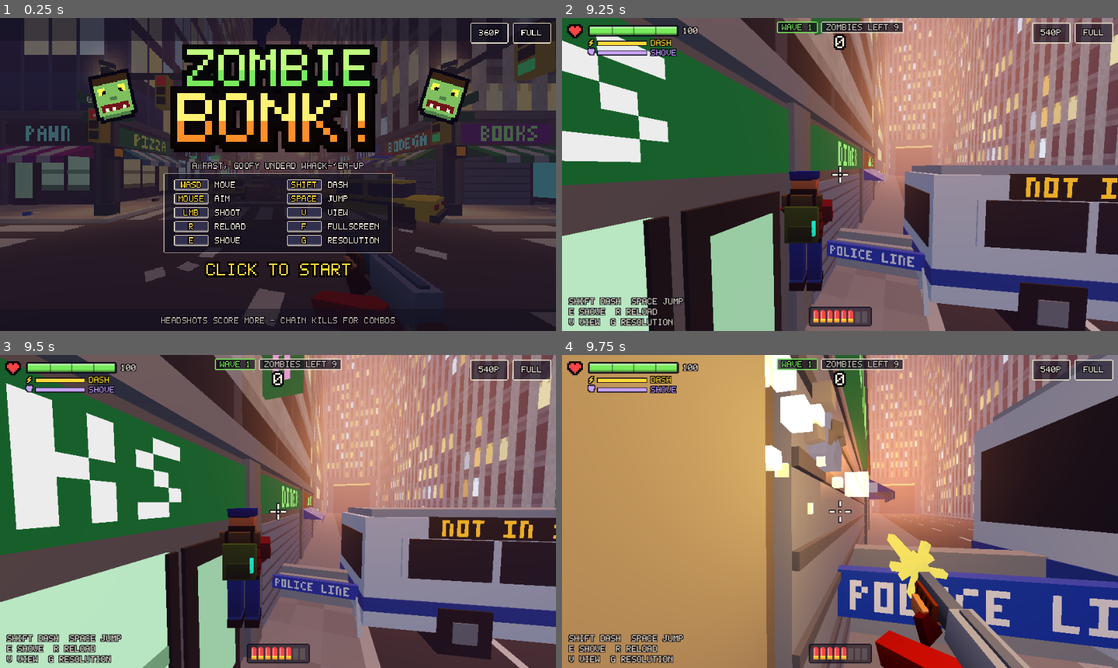
Above: before the commit, frames 1-4 (two rows, left to right).
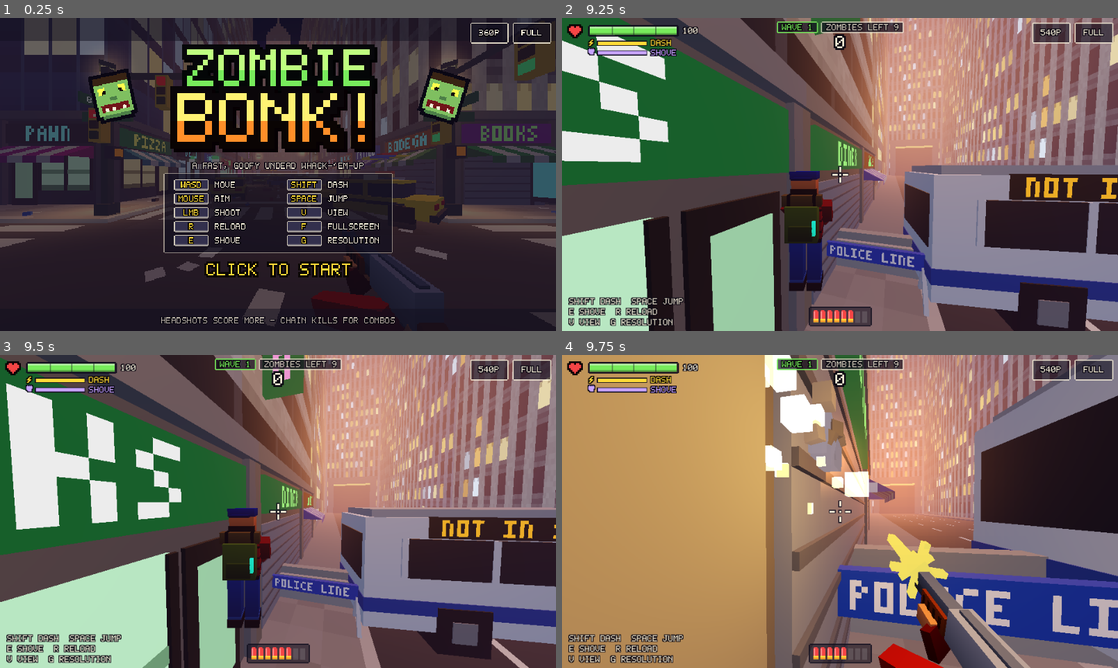
Above: after the commit, the same moments.

Repository: ChaoticEmperor/project-dweller
Game: Godot game, scene res://main.tscn
Two runs of this game, one before a commit and one after it. Both use one fixed random seed, a clock stepped at 60 frames per second and the inputs below.
Inputs (mouse positions are in pixels of both pictures, inside the frame that each line leads up to):
- Up to frame 1 (0.25 s): no input
- Up to frame 2 (9.25 s): tap Enter at 0.5, 5.85 s; move the mouse to (962, 158) at 0.52 s; hold D 0.53-1.28 s; tap V at 0.6 s; click (962, 158) at 0.67 s; tap Space at 0.77, 1.07, 1.52, 1.82, 3.02, 3.32, 3.77, 4.07, 4.52, 4.82, 6.02, 6.32, 6.77, 7.07, 7.52, 7.82, 9.02 s; move the mouse to (812, 174) at 1.27 s; hold W 1.28-5.78 s; tap E at 1.35 s; move the mouse to (851, 168) at 2.02 s; tap G at 2.1 s; move the mouse to (834, 180) at 2.77 s; tap M at 2.85 s; click (834, 180) at 2.92 s; move the mouse to (878, 177) at 3.52 s; tap R at 3.6 s; move the mouse to (795, 171) at 4.27 s; tap F at 4.35 s; move the mouse to (845, 174) at 5.02 s; tap Shift at 5.1 s; click (845, 174) at 5.17 s; move the mouse to (817, 168) at 5.77 s; hold D 5.78-6.53 s; move the mouse to (867, 174) at 6.52 s; hold W 6.53-8.78 s; tap Keypad Enter at 6.6 s; move the mouse to (812, 174) at 7.27 s; tap 1 at 7.35 s; click (812, 174) at 7.42 s; move the mouse to (851, 168) at 8.02 s; tap 2 at 8.1 s; move the mouse to (834, 180) at 8.77 s; hold A from 8.78 s (still down); tap 3 at 8.85 s
- Up to frame 3 (9.5 s): keep holding A; tap Space at 9.32 s
- Up to frame 4 (9.75 s): move the mouse to (878, 514) at 9.52 s; release A at 9.53 s; hold W from 9.53 s (still down); tap V at 9.6 s; click (878, 514) at 9.67 s

Frames 1-3 are identical in both runs. In frame 4, 1.6% of the frame differs, in the area x 56-73%, y 72-100%.

Commit message:
Wire mute key, shotgun pump animation, mesh prewarm and music intensity
Co-Authored-By: Claude Fable 5.2 <noreply@anthropic.com>
Claude-Session: https://claude.ai/code/session_01BdejgretgPd9xpauuT7qXJ

Diff:
--- a/main.gd
+++ b/main.gd
@@ -65,6 +65,7 @@
 var move_vel := Vector2.ZERO
 var air_t := 0.0
 var hi_res := false
+var pump_t := 0.0           # >0 while the shotgun's pump is sliding
 var rng := RandomNumberGenerator.new()
 
 func stat(name: String) -> float:
@@ -116,6 +117,8 @@
 	controls.start_pressed.connect(begin_game)
 	controls.shove.connect(do_shove)
 	controls.toggle_quality.connect(toggle_quality)
+	controls.toggle_mute.connect(func(): if sfx.has_method("toggle_mute"): sfx.toggle_mute())
+	Models.prewarm()  # build the zombie meshes now so the first spawns do not hitch
 	hud.show_title()
 	_debug_args()
 
@@ -367,6 +370,9 @@
 			sfx.play("empty")
 			start_reload()
 	recoil = lerp(recoil, 0.0, dt * 12)
+	if pump_t > 0:
+		pump_t = max(pump_t - dt, 0.0)
+		Models.gun_pump(gun, sin(PI * (1.0 - pump_t / 0.25)))
 	gun.position.z = -0.45 + recoil * 0.15
 	if reloading <= 0:
 		gun.rotation.x = recoil * 0.5
@@ -387,7 +393,7 @@
 
 	nav.update(player.position)
 	zombies.update(dt)
-	sfx.set_intensity(clamp(zombies.list.size() / 20.0, 0.0, 1.0))
+	sfx.set_intensity(clamp(max(zombies.list.size() / 24.0, zombies.intensity), 0.0, 1.0))
 	if _navtest:
 		_nav_check(dt)
 	hurt_flash = max(hurt_flash - dt, 0)
@@ -403,6 +409,7 @@
 	ammo -= 1
 	fire_cd = stat("fire_cd")
 	recoil = 1.0
+	pump_t = 0.25
 	fx.on_shoot()
 	sfx.play("shoot", randf_range(0.95, 1.05))
 	var space := get_world_3d().direct_space_state
